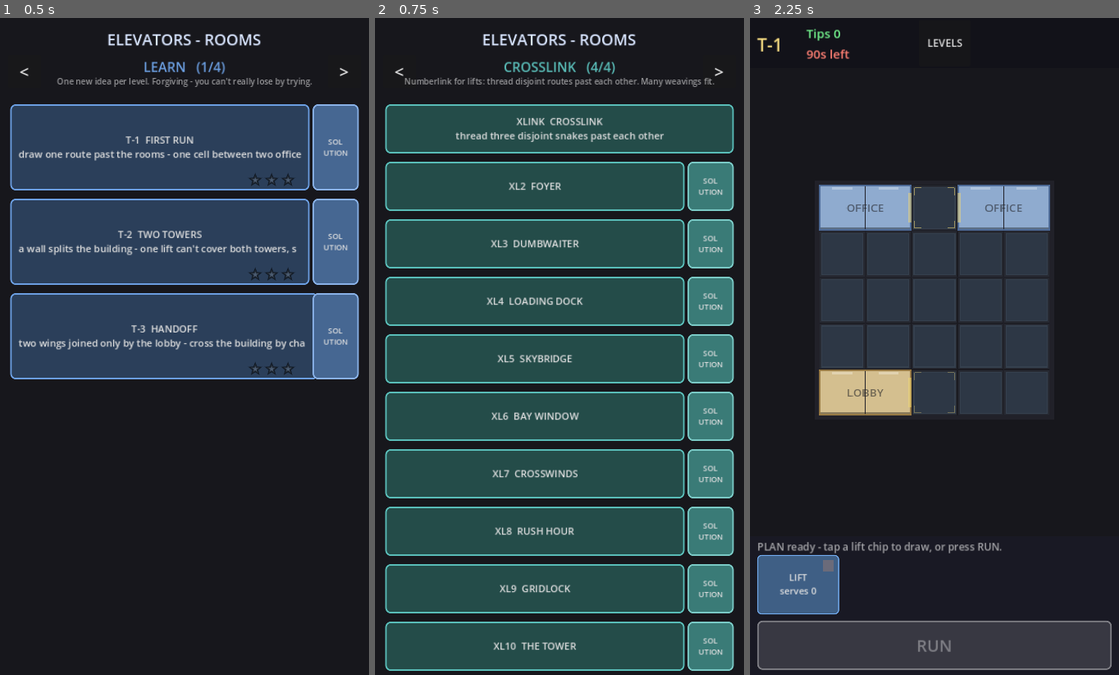
Above: before the commit, frames 1-3 (left to right).
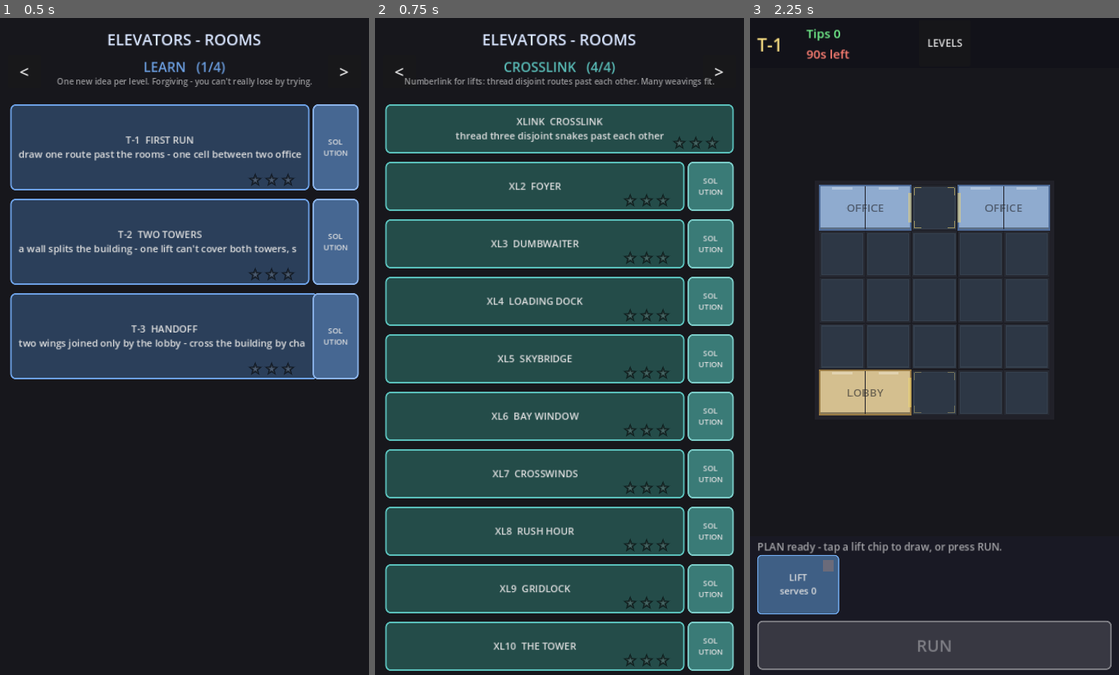
Above: after the commit, the same moments.

Repository: AlexEltonPym/elevator_game
Game: Godot game, scene res://scenes/v5_select.tscn
Same seed, same stepped clock (60 frames per second), same inputs: the game is played once before the commit and once after it.
Inputs:
- Up to frame 1 (0.5 s): no input
- Up to frame 2 (0.75 s): click "<" at 0.5 s
- Up to frame 3 (2.25 s): click ">" at 1.25 s; click "T-1 FIRST RUN draw one route …" at 2 s

Frame 1 is identical in both runs. In frame 2, 0.7% of the frame differs, in the area x 67-94%, y 18-99%; in frame 3, nothing differs.

Commit message:
Star thresholds for the CROSSLINK world (XLINK, XL2-XL10)
Completes the game-wide star rollout: every shipped level now carries a MAP-Elites
-derived `stars` field. `stars` is UI-only metadata (not in the fingerprint), so
fingerprint stays 3886201949; smoke ALL PASS.

Co-Authored-By: Claude Opus 4.8 <noreply@anthropic.com>

Diff:
--- a/scripts/v5/levels5.gd
+++ b/scripts/v5/levels5.gd
@@ -626,6 +626,7 @@
 		# cover: round-robin demand so every room gets riders (abandon one and its riders
 		# time out, costing tips) — the soft version of the old all-served rule.
 		"shift": 90.0,
+		"stars": [130, 260, 340, 460],
 		"spawn": {"interval_start": 2.2, "interval_end": 1.7, "ramp": 40.0,
 				"burst_min": 1, "burst_max": 2, "gap": 0.9, "cover": true},
 		"mix": {"visitor": 0.6, "shopper": 0.25, "patient": 0.15},
@@ -657,6 +658,7 @@
 			{"name": "EXPRESS", "type": "express", "color": COL_D, "speed": 1500.0, "accel": 1200.0},
 		],
 		"quota": 20, "max_lost": 4, "shift": 90.0,
+		"stars": [190, 380, 490, 500],
 		"spawn": {"interval_start": 2.2, "interval_end": 1.7, "ramp": 40.0, "burst_min": 1, "burst_max": 2, "gap": 0.9, "cover": true},
 		"mix": {"visitor": 0.6, "shopper": 0.25, "patient": 0.15},
 		"trips": [
@@ -687,6 +689,7 @@
 			{"name": "CARGO", "type": "cargo", "color": COL_C, "speed": 100.0, "accel": 80.0},
 		],
 		"quota": 20, "max_lost": 4, "shift": 90.0,
+		"stars": [150, 300, 390, 420],
 		"spawn": {"interval_start": 2.2, "interval_end": 1.7, "ramp": 40.0, "burst_min": 1, "burst_max": 2, "gap": 0.9, "cover": true},
 		"mix": {"visitor": 0.6, "shopper": 0.25, "patient": 0.15},
 		"trips": [
@@ -719,6 +722,7 @@
 			{"name": "CARGO", "type": "cargo", "color": COL_C, "speed": 100.0, "accel": 80.0},
 		],
 		"quota": 20, "max_lost": 4, "shift": 90.0,
+		"stars": [160, 190, 410, 420],
 		"spawn": {"interval_start": 2.2, "interval_end": 1.7, "ramp": 40.0, "burst_min": 1, "burst_max": 2, "gap": 0.9, "cover": true},
 		"mix": {"visitor": 0.6, "shopper": 0.25, "patient": 0.15},
 		"trips": [
@@ -752,6 +756,7 @@
 			{"name": "CARGO", "type": "cargo", "color": COL_C, "speed": 100.0, "accel": 80.0},
 		],
 		"quota": 20, "max_lost": 4, "shift": 90.0,
+		"stars": [130, 260, 340, 350],
 		"spawn": {"interval_start": 2.2, "interval_end": 1.7, "ramp": 40.0, "burst_min": 1, "burst_max": 2, "gap": 0.9, "cover": true},
 		"mix": {"visitor": 0.6, "shopper": 0.25, "patient": 0.15},
 		"trips": [
@@ -783,6 +788,7 @@
 			{"name": "EXPRESS", "type": "express", "color": COL_D, "speed": 1500.0, "accel": 1200.0},
 		],
 		"quota": 20, "max_lost": 4, "shift": 90.0,
+		"stars": [160, 310, 410, 420],
 		"spawn": {"interval_start": 2.2, "interval_end": 1.7, "ramp": 40.0, "burst_min": 1, "burst_max": 2, "gap": 0.9, "cover": true},
 		"mix": {"visitor": 0.6, "shopper": 0.25, "patient": 0.15},
 		"trips": [
@@ -817,6 +823,7 @@
 			{"name": "CARGO", "type": "cargo", "color": COL_C, "speed": 100.0, "accel": 80.0},
 		],
 		"quota": 20, "max_lost": 4, "shift": 90.0,
+		"stars": [140, 270, 350, 360],
 		"spawn": {"interval_start": 2.2, "interval_end": 1.7, "ramp": 40.0, "burst_min": 1, "burst_max": 2, "gap": 0.9, "cover": true},
 		"mix": {"visitor": 0.6, "shopper": 0.25, "patient": 0.15},
 		"trips": [
@@ -851,6 +858,7 @@
 			{"name": "CARGO", "type": "cargo", "color": COL_C, "speed": 100.0, "accel": 80.0},
 		],
 		"quota": 20, "max_lost": 4, "shift": 90.0,
+		"stars": [170, 310, 440, 480],
 		"spawn": {"interval_start": 2.2, "interval_end": 1.7, "ramp": 40.0, "burst_min": 1, "burst_max": 2, "gap": 0.9, "cover": true},
 		"mix": {"visitor": 0.6, "shopper": 0.25, "patient": 0.15},
 		"trips": [
@@ -887,6 +895,7 @@
 			{"name": "CARGO", "type": "cargo", "color": COL_C, "speed": 100.0, "accel": 80.0},
 		],
 		"quota": 20, "max_lost": 4, "shift": 90.0,
+		"stars": [140, 270, 350, 360],
 		"spawn": {"interval_start": 2.2, "interval_end": 1.7, "ramp": 40.0, "burst_min": 1, "burst_max": 2, "gap": 0.9, "cover": true},
 		"mix": {"visitor": 0.6, "shopper": 0.25, "patient": 0.15},
 		"trips": [
@@ -925,6 +934,7 @@
 			{"name": "CARGO", "type": "cargo", "color": COL_C, "speed": 100.0, "accel": 80.0},
 		],
 		"quota": 20, "max_lost": 4, "shift": 90.0,
+		"stars": [150, 220, 380, 390],
 		"spawn": {"interval_start": 2.2, "interval_end": 1.7, "ramp": 40.0, "burst_min": 1, "burst_max": 2, "gap": 0.9, "cover": true},
 		"mix": {"visitor": 0.6, "shopper": 0.25, "patient": 0.15},
 		"trips": [
